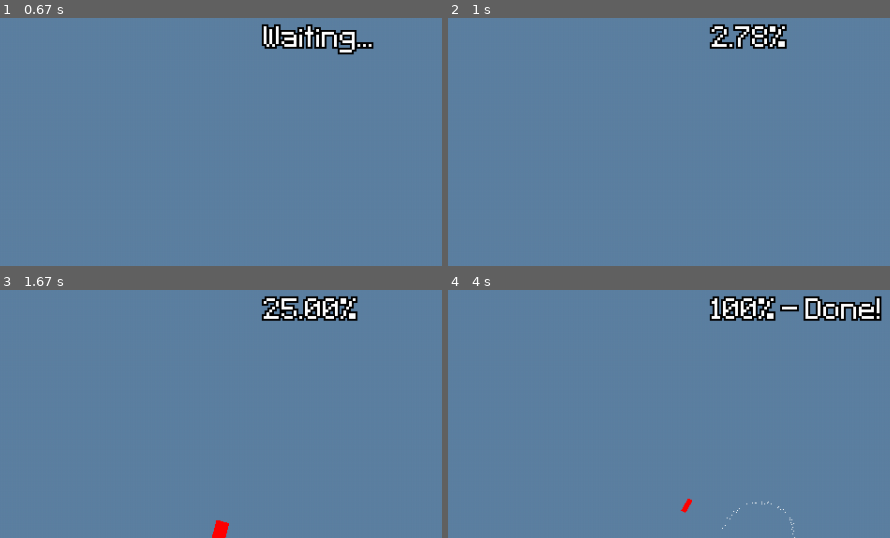
Above: before the commit, frames 1-4 (two rows, left to right).
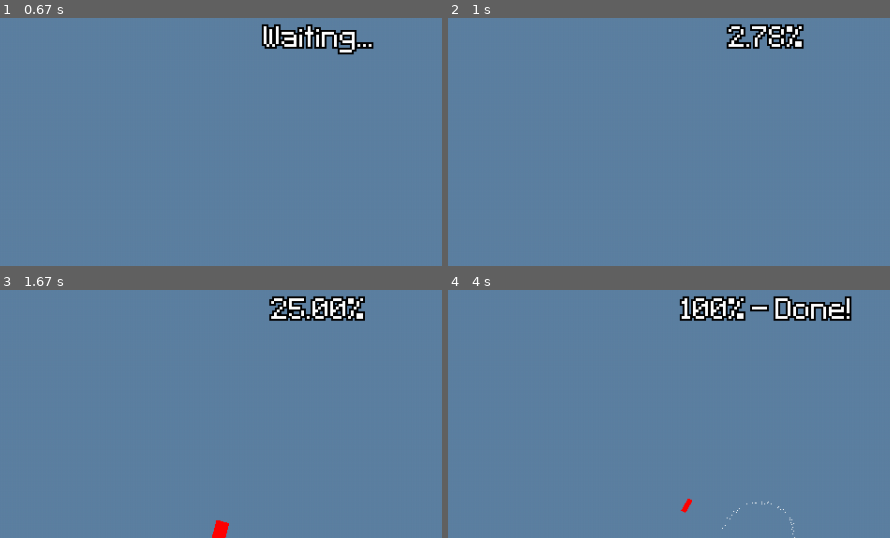
Above: after the commit, the same moments.

Repository: mementojunior123/pygame_framework
Game: pygame game, started from main.py
Same seed, same stepped clock (60 frames per second), same inputs: the game is played once before the commit and once after it.
Inputs (mouse positions are % of the whole screen's width and height, from its top left):
- Up to frame 1 (0.67 s): click (50, 92) at 0.38 s
- Up to frame 2 (1 s): click (47, 54) at 0.72 s
- Up to frame 3 (1.67 s): hold D 1-1.47 s; tap E at 1.5 s
- Up to frame 4 (4 s): hold W 1.83-2.13 s; hold D 2.17-2.63 s; hold A 2.67-3.2 s; tap E at 2.82 s; hold S 3.23-3.53 s; click (34, 55) at 3.62 s; hold A from 3.9 s (still down)
The pictures show only the part of the screen within x 14-64%, y 0-50%; the shares and areas given below are measured in that part.

Frame 1 is identical in both runs. In frame 2, 1.6% of the frame differs, in the area x 59-81%, y 2-13%; in frame 3, 1.8%; in frame 4, 3.5%, in the area x 52-99%, y 2-13%.

Commit message:
Fixed a long standing bug with textsprite

Diff:
--- a/framework/utils/ui/textsprite.py
+++ b/framework/utils/ui/textsprite.py
@@ -54,6 +54,7 @@
             self.surf.set_alpha(self._opacity * 255)
         for filter in self.filters:
             filter.apply(self.surf)
+        self.rect.size = self.surf.get_size()
         if self.rect_alignment:
             self.rect.__setattr__(self.rect_alignment, prev_mesure)
             self._position = pygame.Vector2(self.rect.center)
Not shown, added: TODO.txt
